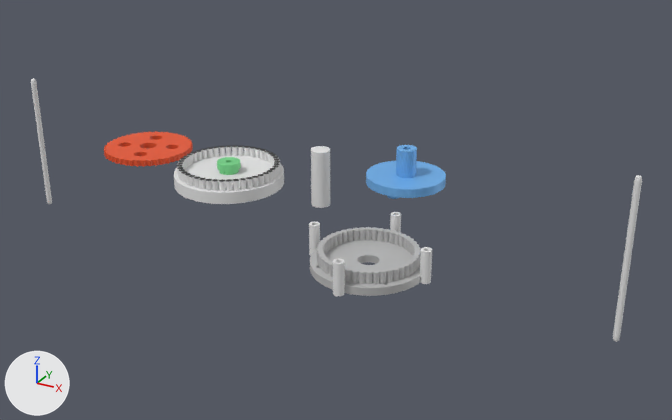
The Blender file projects/3d/blender/cycloid-hi-transmission/cycloid-t.blend, before and after one commit.
One viewpoint serves both versions: a 50 mm camera at (431.0, -597.0, 295.0) aimed at (98.0, 8.0, -8.0). Every picture has the same lights, and +X, +Y and +Z are marked at lower left. The older version comes first.

Names of what the first picture shows: 'Cylinder', 'Pin-Housing-D80-N46', 'cycloid-pin-housing', 'disk-config-7', 'eccentric', 'input_shaft_hole_cuttter.001', 'output_carrier', 'test'.
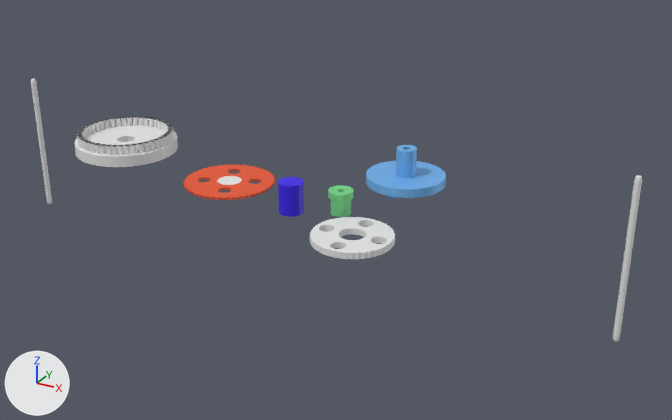
Commit message: cycloid config-7: step 1 demo

The change, as JSON lines over the scene's bpy script:
```json
{"op": "add", "block": "mat_material_002", "code": ["mat_material_002 = principled_material('Material.002')", "mat_material_002.base_color = (0.039, 0.0123, 0.8)  # blue #381de7"]}
{"block": "me_cylinder_762", "where": "# used by ob_cylinder; location = (68.8, 34.4, 6.2)"}
{"op": "remove", "block": "me_cylinder_762", "code": "me_cylinder_762.from_pydata(...)  # 64 vertices, 34 faces; spans x -8.1..8.1, y -8.1..8.1, z -24.6..24.6"}
{"op": "add", "block": "me_cylinder_762", "code": "me_cylinder_762.from_pydata(...)  # 12528 vertices, 23220 faces; spans x -38.4..38.4, y -38.3..38.4, z -1.0..1.1"}
{"block": "me_cylinder_762", "change": "me_cylinder_762 part 1: 12528 vertices added at x -38.4..38.4, y -38.3..38.4, z -1.0..1.1"}
{"block": "me_cylinder_762", "change": "me_cylinder_762 part 2: 64 vertices removed from x -8.1..8.1, y -8.1..8.1, z -24.6..24.6"}
{"op": "add", "block": "me_cylinder_762", "code": "me_cylinder_762.materials.append(mat_material_001)  # orange #e7542a"}
{"op": "add", "block": "me_cylinder_860", "code": ["me_cylinder_860 = bpy.data.meshes.new('Cylinder.860')", "me_cylinder_860.from_pydata(...)  # a 32-sided cylinder along z spanning x -10.2..10.2, y -10.2..10.2, z -13.3..13.3", "me_cylinder_860.materials.append(mat_material_002)  # blue #381de7"]}
{"op": "add", "block": "me_cycloid_disc", "code": ["me_cycloid_disc = bpy.data.meshes.new('cycloid_disc')", "me_cycloid_disc.from_pydata(...)  # 3148 vertices, 6312 faces; spans x -31.6..31.6, y -31.5..31.5, z -2.5..2.5"]}
{"op": "set", "path": "ob_eccentric.location", "old": "(0.0, 0.0, 0.0)", "new": "(112.1, -9.8, -0.3)"}
{"op": "remove", "block": "ob_cycloid_pin_housing", "code": ["ob_cycloid_pin_housing = bpy.data.objects.new('cycloid-pin-housing', me_cylinder_005)", "ob_cycloid_pin_housing.location = (159.7, -100.5, -3.3)"]}
{"op": "remove", "block": "ob_disk_config_7", "code": ["ob_disk_config_7 = bpy.data.objects.new('disk-config-7', me_disc_d80_e0_685_dp4_500_n46_phase1_disc1)", "ob_disk_config_7.location = (-88.0, 3.2, 11.8)", "ob_disk_config_7.rotation_euler = (0.0, 0.0, -1.204)  # degrees (0, 0, -69)"]}
{"op": "set", "path": "ob_cylinder.location", "old": "(68.8, 34.4, 6.2)", "new": "(0.0, 0.0, 0.9)"}
{"op": "set", "path": "ob_pin_housing_d80_n46.location", "old": "(0.0, 0.0, 5.0)", "new": "(-128.3, 20.2, 6.0)"}
{"op": "add", "block": "ob_cylinder_001", "code": ["ob_cylinder_001 = bpy.data.objects.new('Cylinder.001', me_cylinder_860)", "ob_cylinder_001.location = (61.3, -1.2, 0.0)", "ob_cylinder_001.rotation_euler = (0.0, 0.0, -0.3)  # degrees (0, 0, -17)"]}
{"op": "add", "block": "ob_cycloid_disc", "code": ["ob_cycloid_disc = bpy.data.objects.new('cycloid_disc', me_cycloid_disc)", "ob_cycloid_disc.location = (141.1, -45.4, 0.0)"]}
```

Where the change shows, as pixel boxes (x1, y1, x2, y2) in the pictures (672 x 420 px):
```json
{"object": "Pin-Housing-D80-N46", "change": "moved", "before": [174, 145, 284, 204], "after": [74, 116, 178, 167]}
{"object": "cycloid-pin-housing", "change": "deleted", "before": [309, 212, 432, 296], "faces in mat_housing_mat (light grey #c4c4c4)": [310, 227, 421, 296]}
{"object": "Cylinder", "change": "reshaped, moved", "before": [311, 146, 330, 208], "after": [183, 164, 275, 200], "on screen": "365% wider, 41% shorter"}
{"object": "cycloid_disc", "change": "added", "after": [310, 217, 395, 259]}
{"object": "disk-config-7", "change": "deleted", "before": [104, 131, 193, 167]}
{"object": "eccentric", "change": "moved", "before": [217, 157, 241, 175], "after": [328, 185, 353, 217]}
{"object": "Cylinder.001", "change": "added", "after": [278, 177, 304, 217], "on screen": "blue"}
{"part": 1, "of": "me_cylinder_762", "change": "added", "after": [183, 164, 275, 200]}
{"part": 2, "of": "me_cylinder_762", "change": "deleted", "before": [311, 146, 330, 208]}
```
